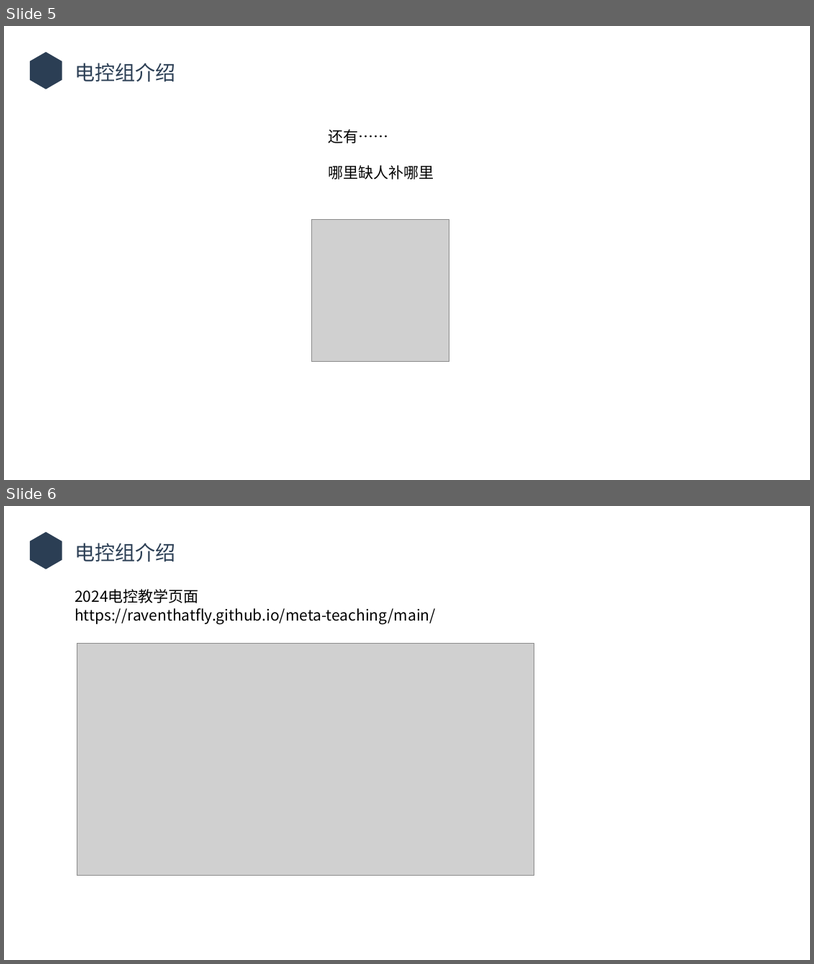
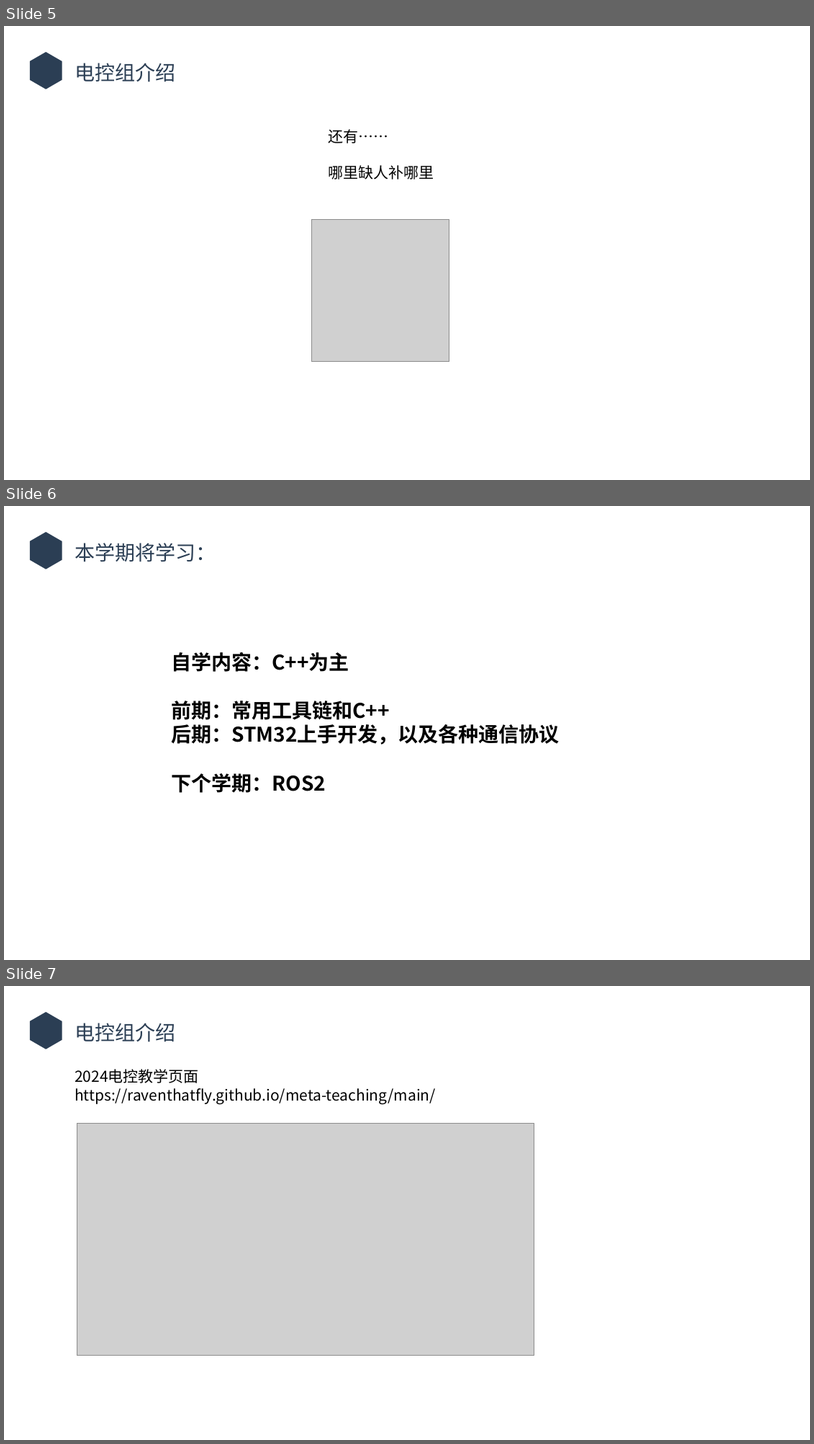
Before and after one commit to Raventhatfly/Raventhatfly.github.io, a slide deck: files/meta-teaching/Lecture1.pptx. Shown one above the other, each under a label of ours: slides 5 and 6 before the commit, slides 5, 6 and 7 after it. The pictures are 814x964 and 814x1444 pixels, drawn with LibreOffice and Linux fonts; fonts in the diff are those of the drawing; grey boxes stand for pictures; background and template pictures are left out. Boxes give left, top, right and bottom in pixels: in the first picture for what was removed or moved away, otherwise in the second. Text is boxed around its words. In the diff, an @@ line names an element or a change of style, - is before the commit and + after.

```diff
--- a/files/meta-teaching/Lecture1.pptx
+++ b/files/meta-teaching/Lecture1.pptx
@@ slide 6 added at [4,506,810,960], background picture (left out) @@
@@ freeform shape added at [30,532,62,569], fill #2B3E54 @@
@@ text added at [75,543,216,562], 24 pt, text #2B3E54 @@
+本学期将学习：
@@ text added at [171,652,559,793], 24 pt, text #000000, bold @@
+自学内容：C++为主
+前期：常用工具链和C++
+后期：STM32上手开发，以及各种通信协议
+下个学期：ROS2
@@ what was slide 6 is now slide 7 @@
```
Also in this commit, not shown: 1 slide changed, 20 other files.
